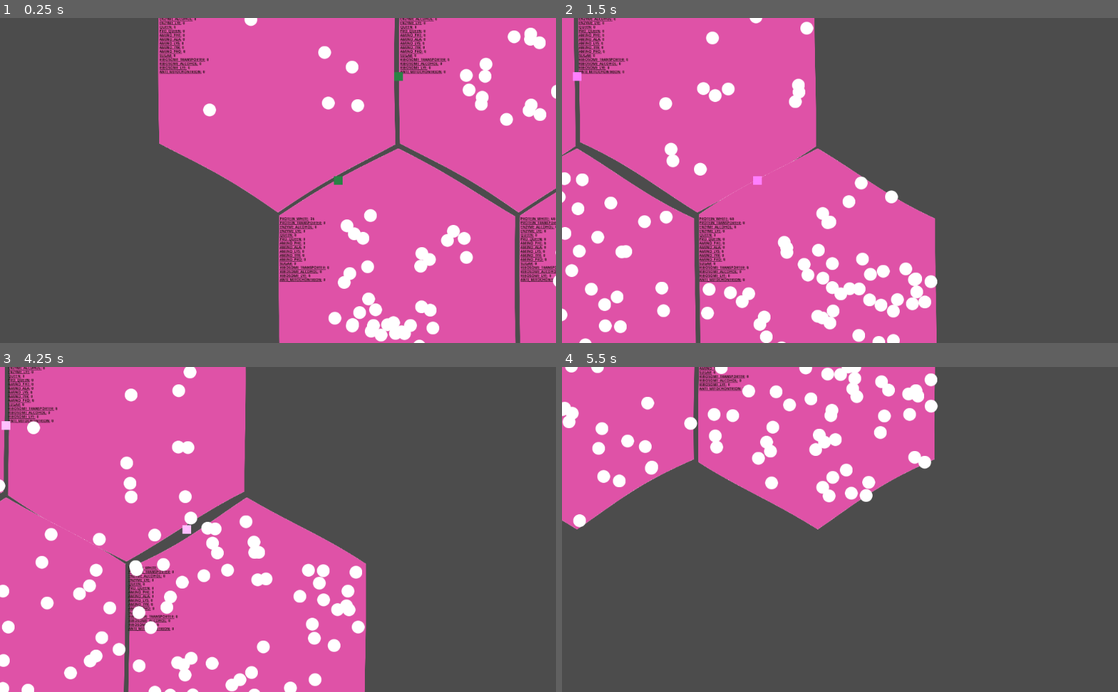
Above: before the commit, frames 1-4 (two rows, left to right).
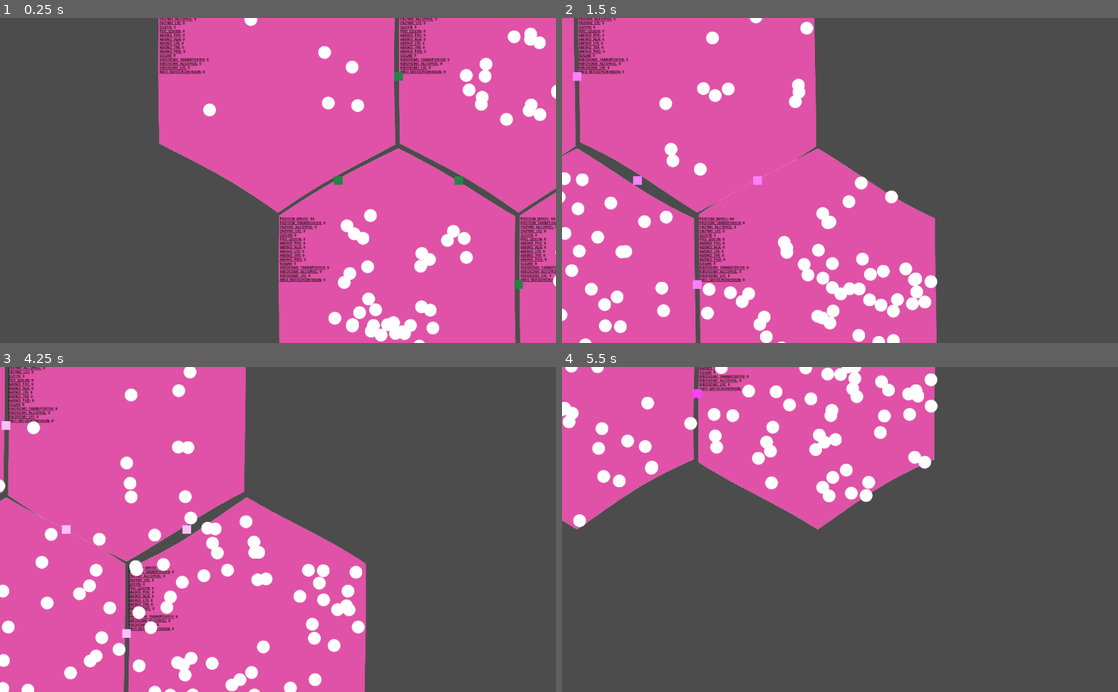
Above: after the commit, the same moments.

Repository: tobyp/hackathon2020
Game: Godot game, scene res://main.tscn
Two runs of this game, one before a commit and one after it. Both use one fixed random seed, a clock stepped at 60 frames per second and the inputs below.
Inputs (mouse positions are in pixels of both pictures, inside the frame that each line leads up to):
- Up to frame 1 (0.25 s): no input
- Up to frame 2 (1.5 s): tap Enter at 0.5 s; move the mouse to (962, 164) at 0.52 s; hold D 0.53-1.25 s; click (962, 164) at 0.67 s; drag from (728, 196) to (812, 245) at 1.27 s
- Up to frame 3 (4.25 s): move the mouse to (333, 458) at 2.02 s; hold D 2.03-2.75 s; drag from (250, 594) to (111, 480) at 2.77 s; tap Space at 3.5 s; move the mouse to (444, 578) at 3.52 s; hold A from 3.53 s (still down)
- Up to frame 4 (5.5 s): release A at 4.25 s; drag from (673, 480) to (756, 448) at 4.27 s; move the mouse to (867, 529) at 5.02 s; hold S from 5.03 s (still down); click (867, 529) at 5.17 s

The runs differ from the first frame. In frame 1, less than 0.1% of the frame differs, in the area x 81-95%, y 48-84%; in frame 2, less than 0.1%, in the area x 12-26%, y 48-84%; in frame 3, less than 0.1%; in frame 4, less than 0.1%.

Commit message:
fix only one tunnel per cell being calculated

Diff:
--- a/grid/hex_grid.gd
+++ b/grid/hex_grid.gd
@@ -45,7 +45,7 @@
 				known_connections[node_coords].append(neigh_coords)
 				var already_known = false
 				for vector_tuple in undirected_connections:
-					if neigh_coords in vector_tuple:
+					if neigh_coords in vector_tuple and node_coords in vector_tuple:
 						already_known = true
 				if not already_known:
 					undirected_connections.append([node_coords, neigh_coords])
